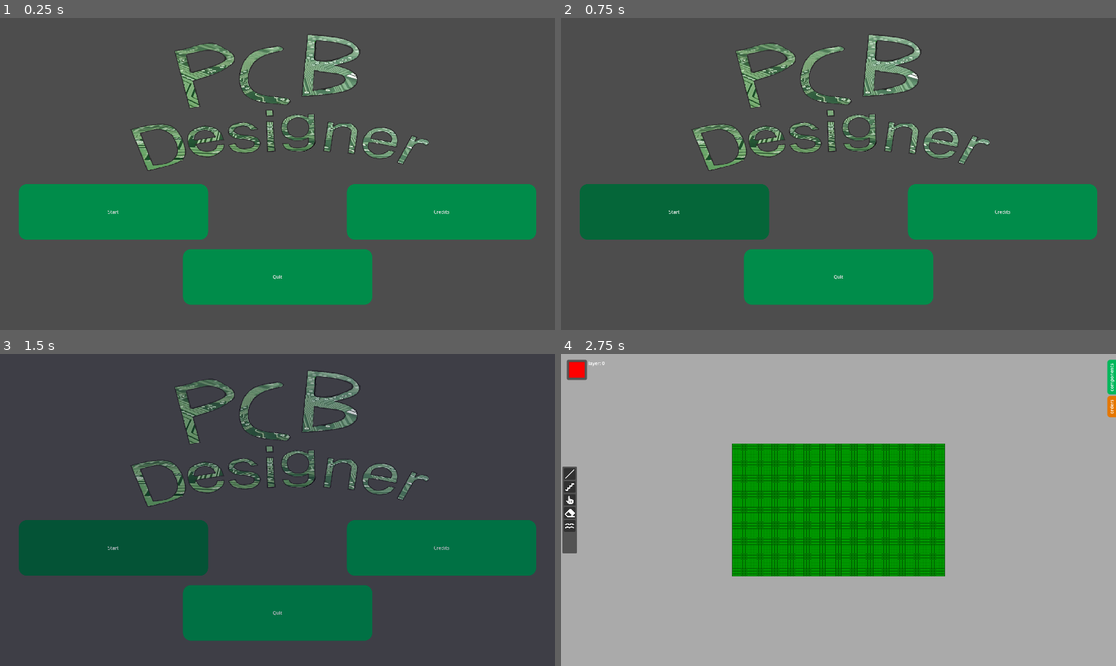
Above: before the commit, frames 1-4 (two rows, left to right).
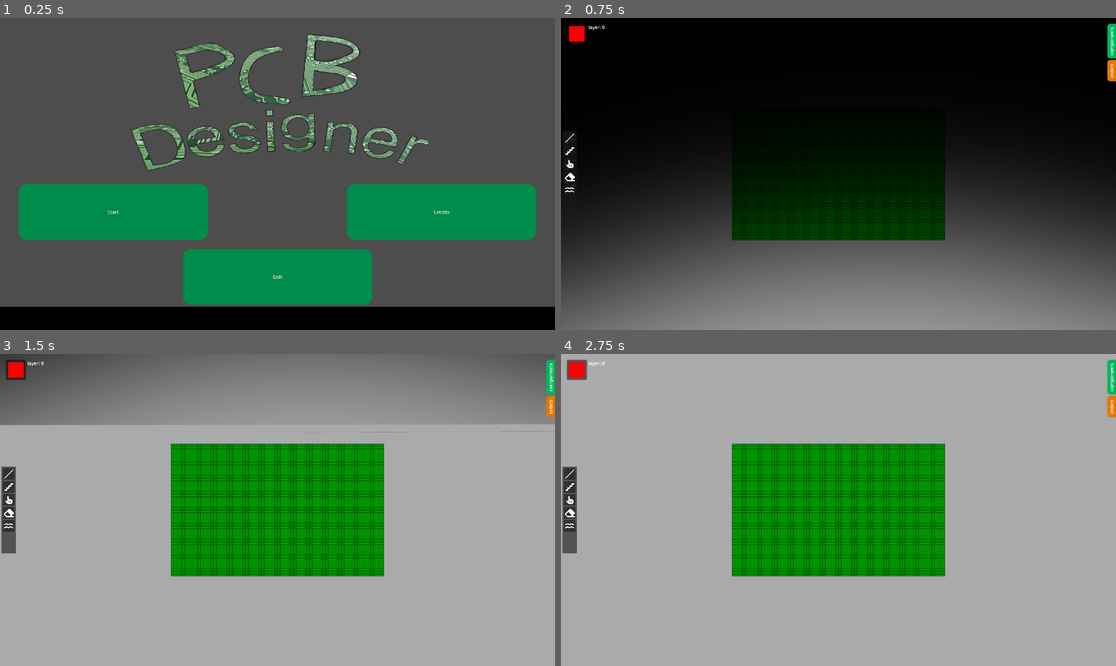
Above: after the commit, the same moments.

Repository: kankern69-max/game-godot
Game: Godot game, scene res://ui/main_menu.tscn
Same seed, same stepped clock (60 frames per second), same inputs: the game is played once before the commit and once after it.
Inputs (mouse positions are in pixels of both pictures, inside the frame that each line leads up to):
- Up to frame 1 (0.25 s): no input
- Up to frame 2 (0.75 s): click "Start" at 0.5 s
- Up to frame 3 (1.5 s): click (111, 547) at 1.25 s, where only the run before the commit has a clickable "Start"
- Up to frame 4 (2.75 s): tap Enter at 2 s; move the mouse to (960, 494) at 2.02 s; hold Right from 2.03 s (still down); tap Alt at 2.1 s; click (960, 494) at 2.17 s

The runs differ from the first frame. In frame 1, 7.6% of the frame differs, in the area x 0-100%, y 92-100%; in frame 2, 89%; in frame 3, 98%, in the area x 0-100%, y 0-100%; in frame 4, nothing differs.
Error before the commit: Cannot call method 'change_scene_to_file' on a null value. (res://ui/scripts/main_menu.gd:14)

Commit message:
Added improved fade out to main menu

Diff:
--- a/pcd-desinger-v-1/game.tscn
+++ b/pcd-desinger-v-1/game.tscn
@@ -5,6 +5,7 @@
 [ext_resource type="Script" uid="uid://t4x632s6w7ug" path="res://mainSystems/camera_2d.gd" id="2_fc0e3"]
 [ext_resource type="PackedScene" uid="uid://ofdnf06ntncc" path="res://ui/ui.tscn" id="3_feb5d"]
 [ext_resource type="Script" uid="uid://b5lxce5uoy0ev" path="res://mainSystems/components.gd" id="4_7jktm"]
+[ext_resource type="Texture2D" uid="uid://iri48ygh3nfp" path="res://components/fading_black.png" id="6_ryrav"]
 
 [node name="Game" type="Node2D" unique_id=1288097038]
 script = ExtResource("1_e2o6t")
@@ -23,3 +24,8 @@
 script = ExtResource("4_7jktm")
 
 [node name="UI" parent="." unique_id=209732671 instance=ExtResource("3_feb5d")]
+
+[node name="FadeOverlay" type="TextureRect" parent="." unique_id=909347850]
+offset_right = 1920.0
+offset_bottom = 1323.0
+texture = ExtResource("6_ryrav")
--- a/pcd-desinger-v-1/mainSystems/game.gd
+++ b/pcd-desinger-v-1/mainSystems/game.gd
@@ -1,8 +1,17 @@
 extends Node2D
+
 var dotDistance: int = 8
 const windowSize: Vector2i = Vector2i(1920, 1080)
-const boardSize: Vector2i = Vector2i(640,400)
+const boardSize: Vector2i = Vector2i(640, 400)
 const boardOffset: Vector2 = Vector2((1920-640) * 0.5, (1080-400) * 0.5)
+
+func _ready() -> void:
+	if has_node("FadeOverlay"):
+		$FadeOverlay.position.y = 0.0
+		var tween = create_tween()
+		tween.tween_property($FadeOverlay, "position:y", -1080.0, 1.2).set_trans(Tween.TRANS_SINE).set_ease(Tween.EASE_OUT)
+		await tween.finished
+		$FadeOverlay.queue_free()
 
 func _unhandled_key_input(event: InputEvent) -> void:
 	if event is InputEventKey and event.pressed and not event.echo:
@@ -14,11 +23,13 @@
 	if current_mode == DisplayServer.WINDOW_MODE_FULLSCREEN or current_mode == DisplayServer.WINDOW_MODE_EXCLUSIVE_FULLSCREEN:
 		DisplayServer.window_set_mode(DisplayServer.WINDOW_MODE_WINDOWED)
 	else:
-		DisplayServer.window_set_mode(DisplayServer.WINDOW_MODE_FULLSCREEN )
+		DisplayServer.window_set_mode(DisplayServer.WINDOW_MODE_FULLSCREEN)
+
 func _draw() -> void:
 	draw_rect(Rect2(Vector2.ZERO, Vector2(windowSize)), Color(0.667, 0.667, 0.667, 1.0))
 	var boardRect := Rect2(boardOffset, Vector2(boardSize))
 	draw_rect(boardRect, Color(0.0, 0.592, 0.0, 1.0))
+
 	for x in range(0, boardSize.x + 1, dotDistance):
 		var start_p := boardOffset + Vector2(x, 0)
 		var end_p := boardOffset + Vector2(x, boardSize.y)
@@ -28,6 +39,7 @@
 		var start_p := boardOffset + Vector2(0, y)
 		var end_p := boardOffset + Vector2(boardSize.x, y)
 		draw_line(start_p, end_p, Color(0.0, 0.334, 0.0, 1.0), 1.0)
+
 	var halfStep = dotDistance * 0.5
 	for x in range(0, boardSize.x, dotDistance):
 		for y in range(0, boardSize.y, dotDistance):
--- a/pcd-desinger-v-1/ui/main_menu.tscn
+++ b/pcd-desinger-v-1/ui/main_menu.tscn
@@ -3,6 +3,7 @@
 [ext_resource type="Script" uid="uid://c27t5ucvcgikb" path="res://ui/scripts/main_menu.gd" id="1_06t4h"]
 [ext_resource type="AudioStream" uid="uid://dfembns4wg350" path="res://ui/assets/Klikkerdeklik.mp3" id="2_0dkrt"]
 [ext_resource type="Texture2D" uid="uid://dbcok3cbmavsa" path="res://ui/assets/PCB_Logo.png" id="3_wk0pr"]
+[ext_resource type="Texture2D" uid="uid://iri48ygh3nfp" path="res://components/fading_black.png" id="4_rmr83"]
 
 [sub_resource type="StyleBoxFlat" id="StyleBoxFlat_wk0pr"]
 bg_color = Color(0, 0.54901963, 0.2901961, 1)
@@ -68,30 +69,30 @@
 tracks/0/type = "value"
 tracks/0/imported = false
 tracks/0/enabled = true
-tracks/0/path = NodePath("ColorRect:modulate")
+tracks/0/path = NodePath("TextureRect:position")
 tracks/0/interp = 1
 tracks/0/loop_wrap = true
 tracks/0/keys = {
 "times": PackedFloat32Array(0),
 "transitions": PackedFloat32Array(1),
 "update": 0,
-"values": [Color(1, 1, 1, 0)]
+"values": [Vector2(0, 1000)]
 }
 
 [sub_resource type="Animation" id="Animation_wk0pr"]
 resource_name = "fade_out"
-length = 1.5
+length = 1.0666667
 tracks/0/type = "value"
 tracks/0/imported = false
 tracks/0/enabled = true
-tracks/0/path = NodePath("ColorRect:modulate")
+tracks/0/path = NodePath("TextureRect:position")
 tracks/0/interp = 1
 tracks/0/loop_wrap = true
 tracks/0/keys = {
-"times": PackedFloat32Array(0, 1.5),
-"transitions": PackedFloat32Array(3.3635783, 1),
+"times": PackedFloat32Array(0, 1),
+"transitions": PackedFloat32Array(1, 4.594792),
 "update": 0,
-"values": [Color(1, 1, 1, 0), Color(0, 0, 0, 1)]
+"values": [Vector2(0, 1000), Vector2(0, -2000)]
 }
 
 [sub_resource type="AnimationLibrary" id="AnimationLibrary_rmr83"]
@@ -185,16 +186,16 @@
 [node name="AnimationPlayer" type="AnimationPlayer" parent="." unique_id=1325700215]
 libraries/ = SubResource("AnimationLibrary_rmr83")
 
-[node name="ColorRect" type="ColorRect" parent="." unique_id=1377454498]
-modulate = Color(1, 1, 1, 0)
+[node name="TextureRect" type="TextureRect" parent="." unique_id=416726619]
 layout_mode = 1
 anchors_preset = 15
 anchor_right = 1.0
 anchor_bottom = 1.0
-grow_horizontal = 2
-grow_vertical = 2
-mouse_filter = 2
-color = Color(0, 0, 0.19607843, 1)
+offset_top = 1000.0
+offset_bottom = 2135.0
+grow_horizontal = 2
+grow_vertical = 2
+texture = ExtResource("4_rmr83")
 
 [connection signal="pressed" from="Start" to="." method="_on_start_pressed"]
 [connection signal="pressed" from="Quit" to="." method="_on_quit_pressed"]
--- a/pcd-desinger-v-1/ui/scripts/main_menu.gd
+++ b/pcd-desinger-v-1/ui/scripts/main_menu.gd
@@ -1,16 +1,10 @@
 extends Control
 
 func _on_start_pressed():
-	# Speel het geluidje af
+	# Speel het klikgeluidje af
 	$Klikkerdeklik.play()
 
-	# Speel de fade animatie af
-	$AnimationPlayer.play("fade_out")
-
-	# Wacht ALLEEN tot de animatie helemaal klaar is
-	await $AnimationPlayer.animation_finished
-
-	# Wissel direct naar de game
+	# Wissel meteen naar het spel
 	get_tree().change_scene_to_file("res://game.tscn")
 
 func _on_credits_pressed():
@@ -18,5 +12,3 @@
 
 func _on_quit_pressed():
 	$Klikkerdeklik.play()
-	await $Klikkerdeklik.finished
-	get_tree().quit()
Binary file added: pcd-desinger-v-1/components/fading_black.png
Not shown, added: pcd-desinger-v-1/components/fading_black.png.import
Not shown, added: pcd-desinger-v-1/components/fading_black.pdn
Not shown, changed: pcd-desinger-v-1/ui/PCB_Logo_2.pdn
